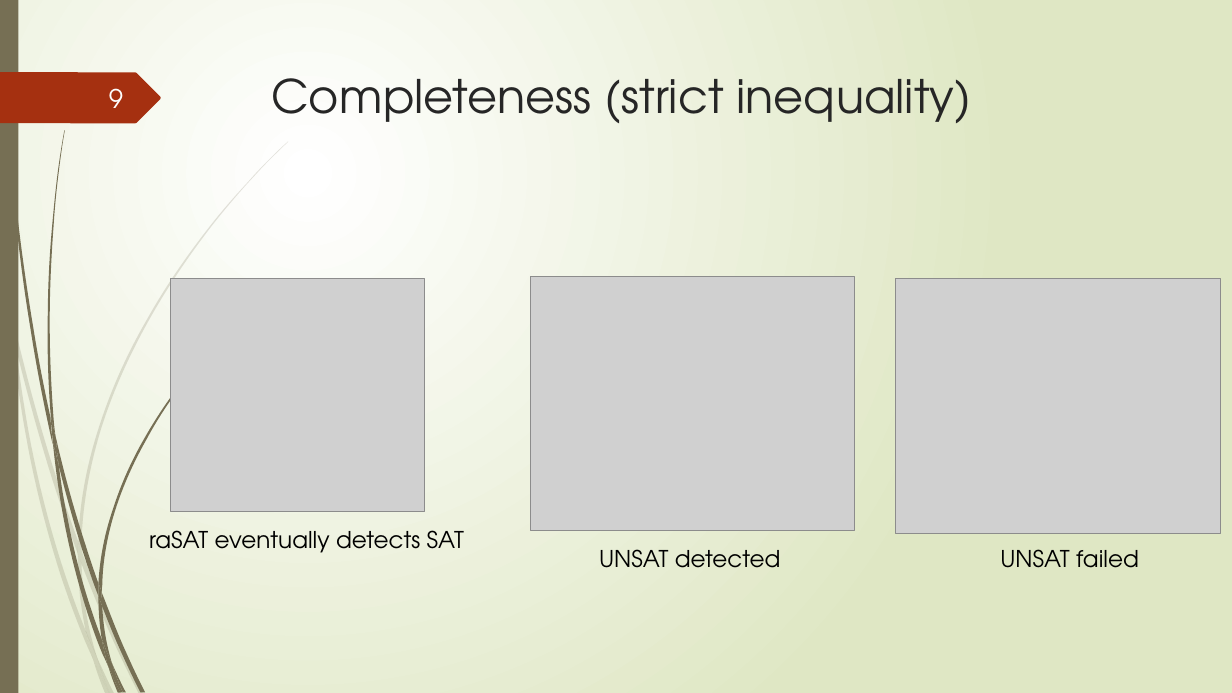
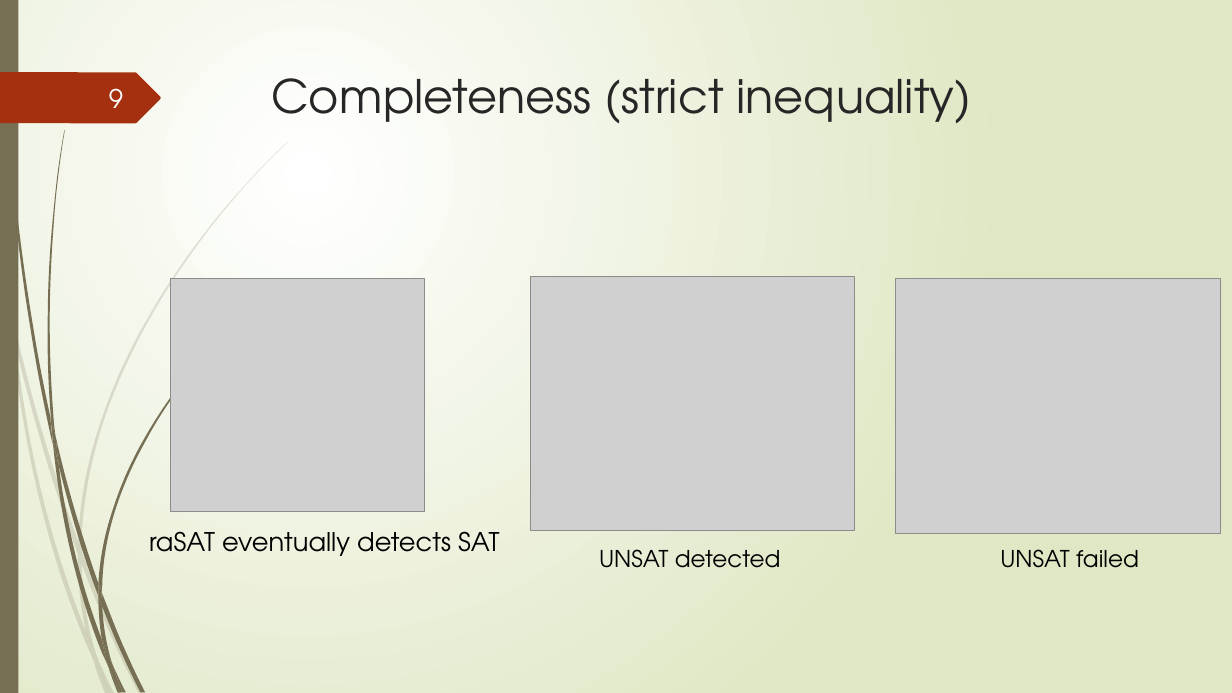
Before and after one commit to tungvx/raSAT, a slide deck: slide 9 of report/midterm.pptx. Drawn at 1232x693 pixels with LibreOffice and Linux fonts; fonts in the diff are those of the drawing; grey boxes stand for pictures. Boxes give left, top, right and bottom in pixels: in the first picture for what was removed or moved away, otherwise in the second. Text is boxed around its words. In the diff, an @@ line names an element or a change of style, - is before the commit and + after.

```diff
--- a/report/midterm.pptx
+++ b/report/midterm.pptx
@@ text "raSAT eventually detects SAT" at (149,531,500,556): size 18 to 20 pt @@
```
Also in this commit, not shown: 14 other slides changed.
